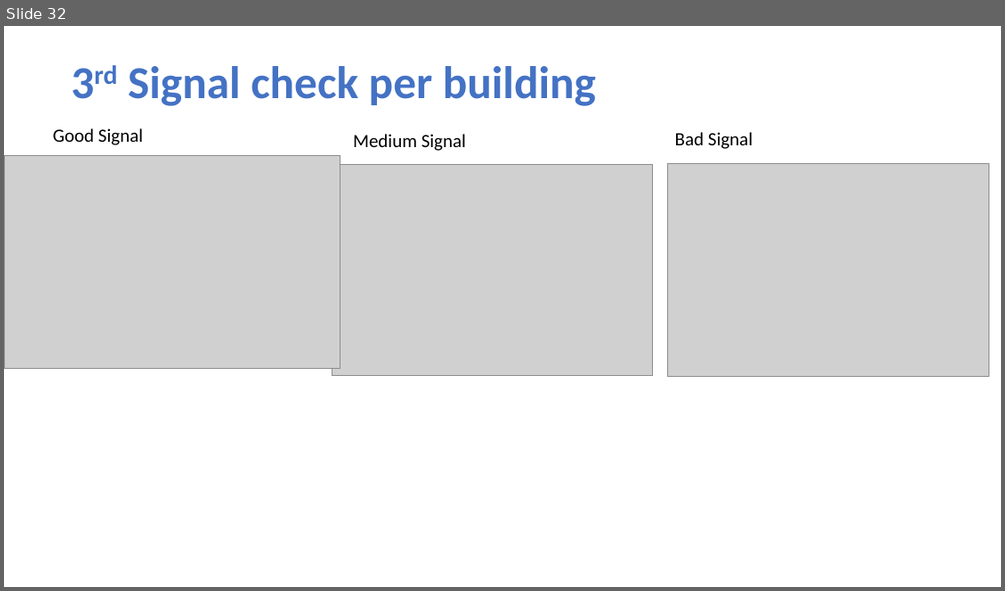
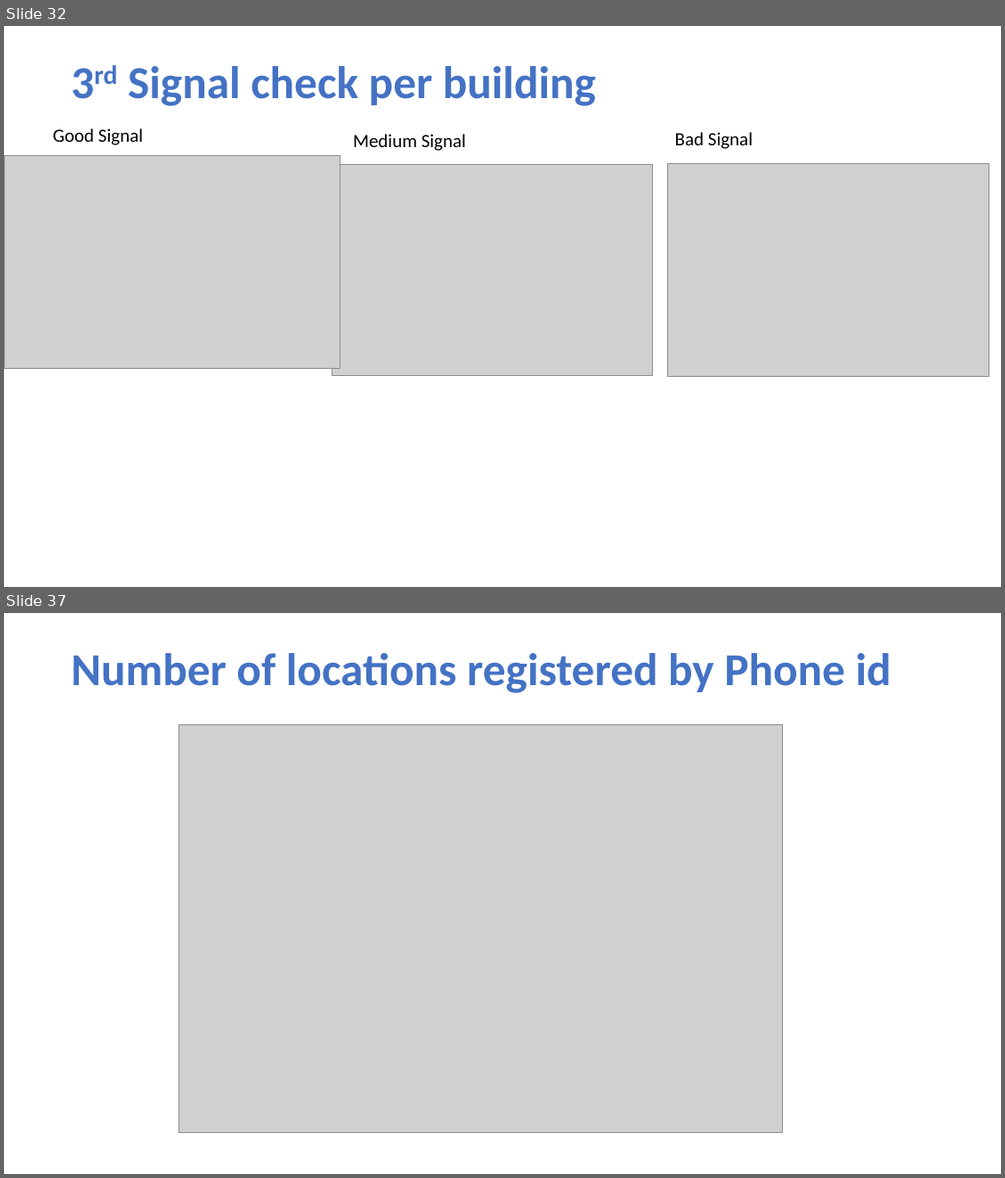
Before and after one commit to NatasjaFortuin/Wifi-locationing, a slide deck: Data etc/Log.pptx. Shown one above the other, each under a label of ours: slide 32 before the commit, slides 32 and 37 after it; the slides between them are not shown. The pictures are 1005x591 and 1005x1178 pixels, drawn with LibreOffice and Linux fonts; fonts in the diff are those of the drawing; grey boxes stand for pictures. Boxes give left, top, right and bottom in pixels: in the first picture for what was removed or moved away, otherwise in the second. Text is boxed around its words. In the diff, an @@ line names an element or a change of style, - is before the commit and + after.

```diff
--- a/Data etc/Log.pptx
+++ b/Data etc/Log.pptx
@@ slide 37 added at [4, 613, 1001, 1174], background #FFFFFF @@
@@ title added at [71, 653, 891, 693], 44 pt, text #4472C4, bold @@
+Number of locations registered by Phone id
@@ picture added at [179, 724, 782, 1132] @@
```
Also in this commit, not shown: 4 other slides added, 43 other files.
